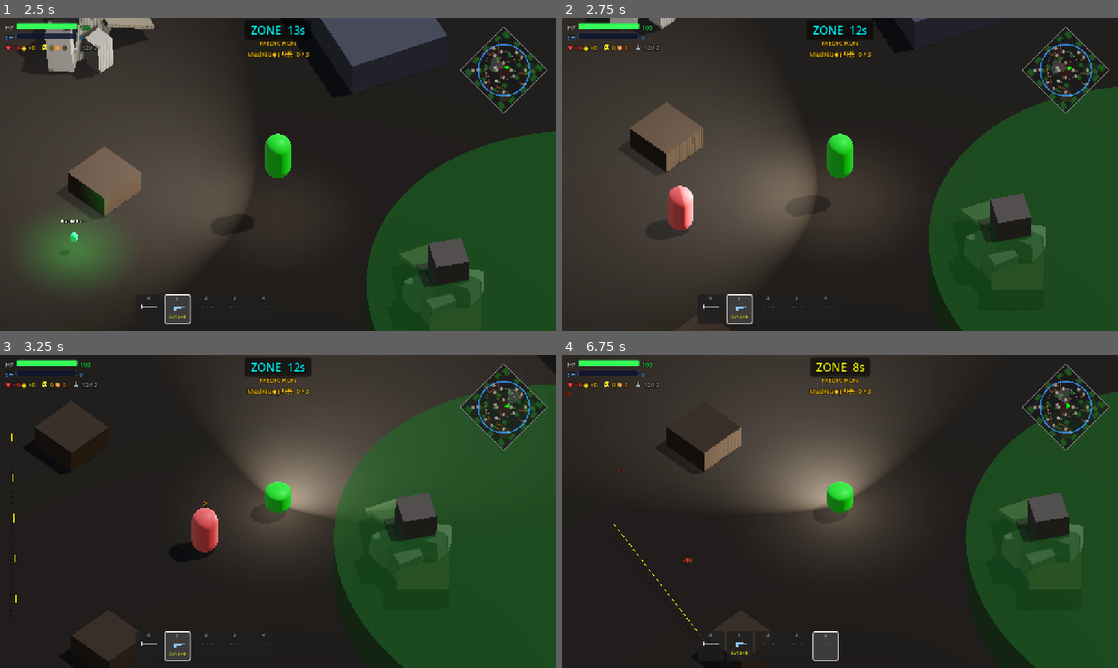
Above: before the commit, frames 1-4 (two rows, left to right).
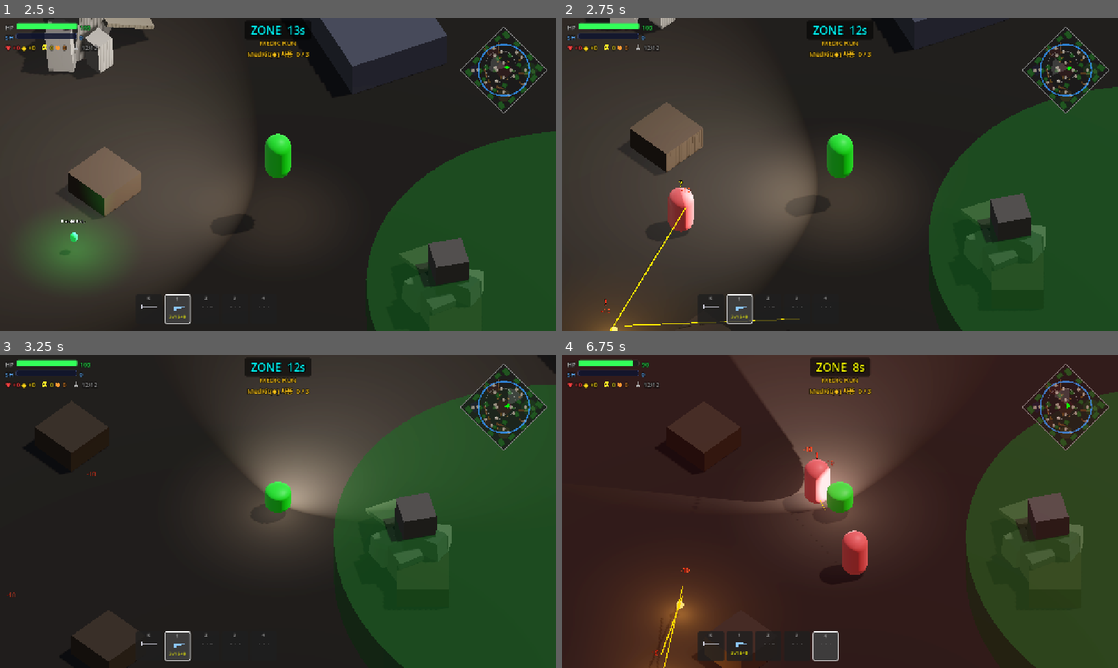
Above: after the commit, the same moments.

Repository: Kyulhee/battle-capsule
Game: Godot game, scene res://src/Main.tscn
Two runs of this game, one before a commit and one after it. Both use one fixed random seed, a clock stepped at 60 frames per second and the inputs below.
Inputs (mouse positions are in pixels of both pictures, inside the frame that each line leads up to):
- Up to frame 1 (2.5 s): click "START MATCH" at 0.5 s; tap Enter at 1.25 s; move the mouse to (400, 158) at 1.27 s; press the mouse at (400, 158) at 1.28 s; hold D (ui_right) 1.28-2.03 s; tap Space at 1.52, 2.27 s; move the mouse to (166, 190) at 2.02 s; release the mouse at (166, 190) at 2.03 s; hold S (ui_down) from 2.03 s (still down); tap Q (heal) at 2.1 s
- Up to frame 2 (2.75 s): keep holding S (ui_down)
- Up to frame 3 (3.25 s): move the mouse to (333, 442) at 2.77 s; release S (ui_down) at 2.78 s; hold D (ui_right) from 2.78 s (still down); tap C at 2.85 s
- Up to frame 4 (6.75 s): move the mouse to (812, 574) at 3.52 s; release D (ui_right) at 3.53 s; hold W (ui_up) 3.53-4.28 s; tap 0 at 3.6 s; click (812, 574) at 3.67 s; tap Space at 3.77, 4.52, 5.27 s; move the mouse to (1006, 558) at 4.27 s; hold A (ui_left) 4.28-5.78 s; tap 1 at 4.35 s; move the mouse to (673, 464) at 5.02 s; tap 2 at 5.1 s; move the mouse to (867, 511) at 5.77 s; hold S (ui_down) 5.78-6.53 s; tap 3 at 5.85 s; click (867, 511) at 5.92 s; move the mouse to (756, 433) at 6.52 s; hold D (ui_right) from 6.53 s (still down); tap 4 at 6.6 s

Frame 1 is identical in both runs. In frame 2, 1.4% of the frame differs, in the area x 0-43%, y 51-100%; in frame 3, 0.6%; in frame 4, 16%, in the area x 0-55%, y 1-100%.

Commit message:
feat: 봇 IDLE 스캔 주기 단축 + 좌우 플랭크 커버 패턴
기존 완전 랜덤(1~3s)에서 우측→좌측→랜덤 사이클로 변경해
옆을 스쳐 지나가는 경우를 줄임. 간격도 난이도별 축소:
NORMAL 최대 1.8s / HARD 1.2s / HELL 0.9s (기존 3s 고정)

Co-Authored-By: Claude Sonnet 4.6 <noreply@anthropic.com>

Diff:
--- a/src/Main.gd
+++ b/src/Main.gd
@@ -12,9 +12,9 @@
 var difficulty: Difficulty = Difficulty.NORMAL
 const DIFFICULTY_PARAMS = {
 	0: { "vision_mult": 0.75, "reaction_delay": 1.2,  "aim_spread": 1.8,  "loot_break_mult": 0.0, "awareness_level": 0 },
-	1: { "vision_mult": 1.0,  "reaction_delay": 0.35, "aim_spread": 1.0,  "loot_break_mult": 1.0, "awareness_level": 1, "combat_loot_floor": 0.20 },
-	2: { "vision_mult": 1.25, "reaction_delay": 0.0,  "aim_spread": 0.65, "loot_break_mult": 1.5, "awareness_level": 2, "combat_loot_floor": 0.35, "combat_loot_radius": 22.0 },
-	3: { "vision_mult": 1.5,  "reaction_delay": 0.0,  "aim_spread": 0.5,  "loot_break_mult": 2.0, "awareness_level": 2, "combat_loot_floor": 0.40, "combat_loot_radius": 25.0 },
+	1: { "vision_mult": 1.0,  "reaction_delay": 0.35, "aim_spread": 1.0,  "loot_break_mult": 1.0, "awareness_level": 1, "combat_loot_floor": 0.20, "idle_scan_interval_max": 1.8 },
+	2: { "vision_mult": 1.25, "reaction_delay": 0.0,  "aim_spread": 0.65, "loot_break_mult": 1.5, "awareness_level": 2, "combat_loot_floor": 0.35, "combat_loot_radius": 22.0, "idle_scan_interval_max": 1.2 },
+	3: { "vision_mult": 1.5,  "reaction_delay": 0.0,  "aim_spread": 0.5,  "loot_break_mult": 2.0, "awareness_level": 2, "combat_loot_floor": 0.40, "combat_loot_radius": 25.0, "idle_scan_interval_max": 0.9 },
 }
 var _diff_btns: Array = []
 var _pressure_opt_in_check: CheckButton = null
--- a/src/entities/bot/Bot.gd
+++ b/src/entities/bot/Bot.gd
@@ -37,6 +37,8 @@
 # Cooldown after leaving DISENGAGE — prevents re-entry cascade
 var _disengage_cooldown: float = 0.0
 var _combat_loot_radius: float = 15.0
+var _scan_interval_max: float = 3.0  # idle scan max interval — difficulty-scaled
+var _scan_phase: int = 0             # cycles: right flank → left flank → random
 
 # Stuck detection
 var _stuck_timer: float = 0.0
@@ -231,8 +233,14 @@
 func handle_idle_state(delta):
 	scan_timer -= delta
 	if scan_timer <= 0:
-		scan_timer = randf_range(1.0, 3.0)
-		scan_target_rotation = rotation.y + randf_range(-PI, PI)
+		scan_timer = randf_range(_scan_interval_max * 0.4, _scan_interval_max)
+		# Cycle: right flank → left flank → random
+		# Systematically covers sides instead of uniform random which can cluster forward.
+		_scan_phase = (_scan_phase + 1) % 3
+		match _scan_phase:
+			0: scan_target_rotation = rotation.y + randf_range(PI * 0.3, PI * 0.8)
+			1: scan_target_rotation = rotation.y - randf_range(PI * 0.3, PI * 0.8)
+			_: scan_target_rotation = rotation.y + randf_range(-PI, PI)
 	rotation.y = lerp_angle(rotation.y, scan_target_rotation, stats.rotation_speed * 0.5 * delta)
 
 	var nearest_enemy = _find_nearest_target()
@@ -608,6 +616,8 @@
 		_combat_loot_threshold = max(_combat_loot_threshold, params.combat_loot_floor)
 	if params.has("combat_loot_radius"):
 		_combat_loot_radius = params.combat_loot_radius
+	if params.has("idle_scan_interval_max"):
+		_scan_interval_max = params.idle_scan_interval_max
 	if params.has("awareness_level"):
 		_awareness_level = params.awareness_level
 
